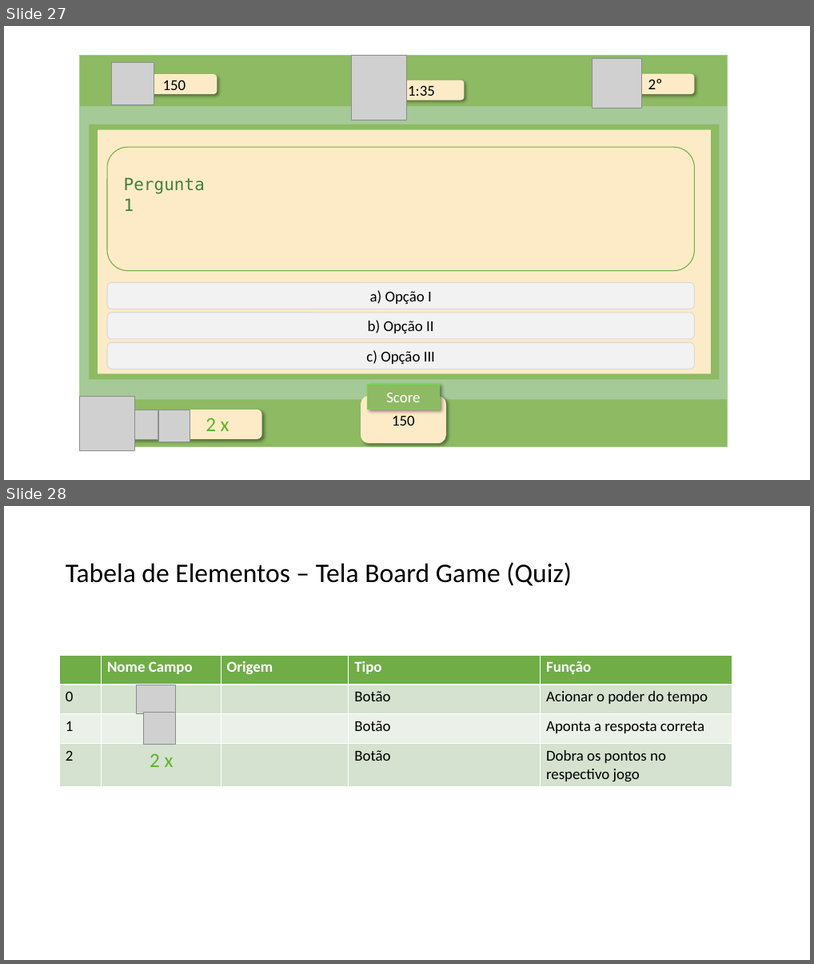
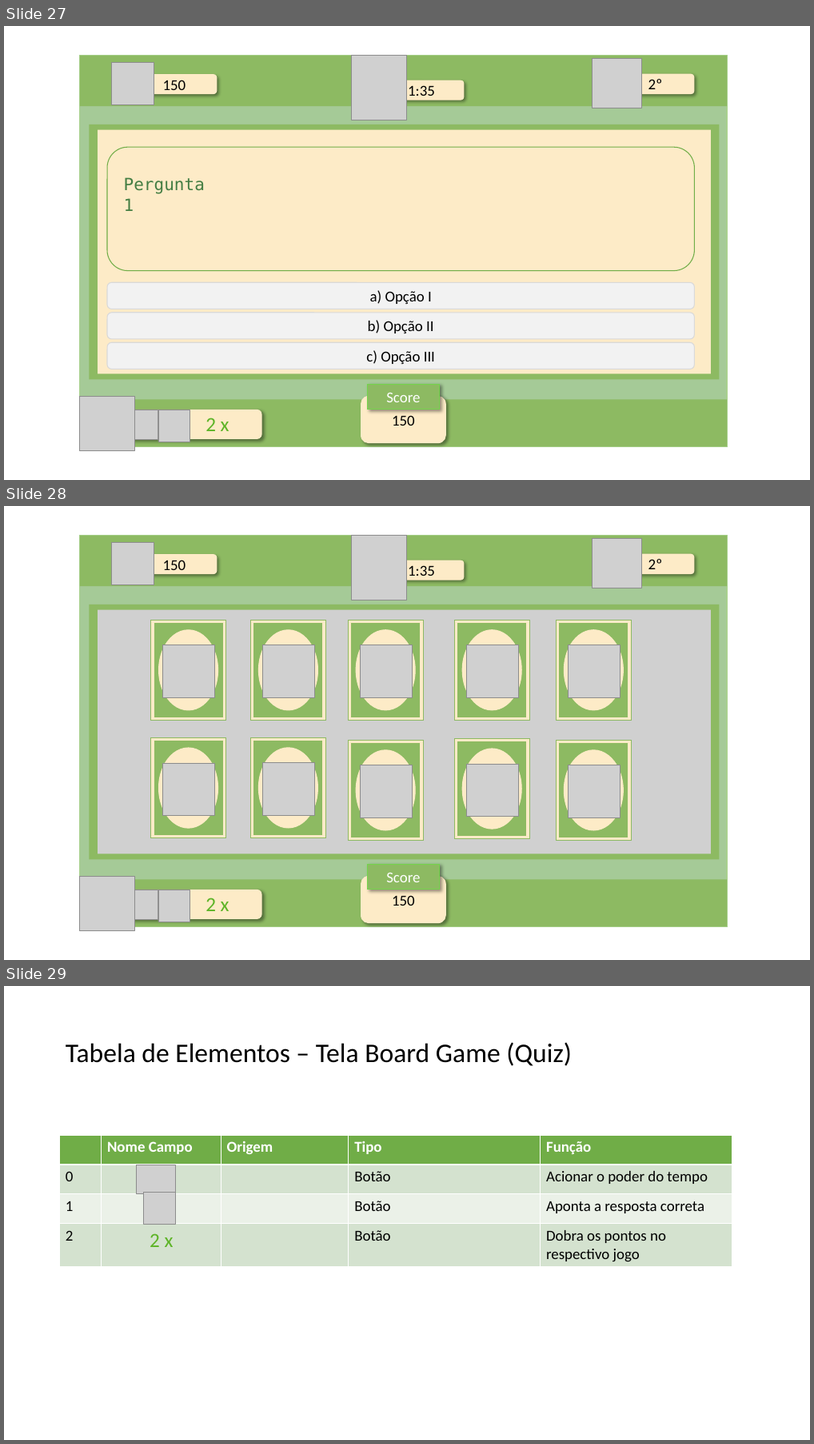
Before and after one commit to NathanReis/FTT-Recicla, a slide deck: DocumentacaoProjeto/Protótipo_Visual.pptx. Shown one above the other, each under a label of ours: slides 27 and 28 before the commit, slides 27, 28 and 29 after it. The pictures are 814x964 and 814x1444 pixels, drawn with LibreOffice and Linux fonts; fonts in the diff are those of the drawing; grey boxes stand for pictures. Boxes give left, top, right and bottom in pixels: in the first picture for what was removed or moved away, otherwise in the second. Text is boxed around its words. In the diff, an @@ line names an element or a change of style, - is before the commit and + after.

Commit message:
tela de jogo do memória

```diff
--- a/DocumentacaoProjeto/Protótipo_Visual.pptx
+++ b/DocumentacaoProjeto/Protótipo_Visual.pptx
@@ slide 28 added at (4, 506, 810, 960), background #FFFFFF @@
@@ rectangle added at (80, 535, 727, 926), fill #A5CA97, outline #A9D18E 1 pt @@
@@ rectangle added at (80, 536, 727, 587), fill #8DBA62 @@
@@ picture added at (112, 543, 154, 585) @@
@@ picture added at (352, 535, 407, 600) @@
@@ picture added at (593, 539, 642, 588) @@
@@ rounded rectangle added at (132, 554, 217, 574), fill #FDEBC7, 18 pt, text #000000 @@
+150
@@ rounded rectangle added at (379, 560, 464, 580), fill #FDEBC7, 18 pt, text #000000 @@
+1:35
@@ rounded rectangle added at (617, 554, 695, 574), fill #FDEBC7, 18 pt, text #000000 @@
+2º
@@ rectangle added at (90, 604, 720, 860), fill #8DBA62 @@
@@ picture added at (98, 610, 711, 854) @@
@@ group added at (151, 620, 226, 720): 2 rectangles, 1 ellipse, 1 picture @@
@@ group added at (251, 620, 326, 720): 2 rectangles, 1 ellipse, 1 picture @@
@@ group added at (348, 620, 423, 720): 2 rectangles, 1 ellipse, 1 picture @@
@@ group added at (454, 620, 530, 720): 2 rectangles, 1 ellipse, 1 picture @@
@@ group added at (556, 620, 631, 720): 2 rectangles, 1 ellipse, 1 picture @@
@@ group added at (151, 738, 226, 838): 2 rectangles, 1 ellipse, 1 picture @@
@@ group added at (251, 738, 326, 838): 2 rectangles, 1 ellipse, 1 picture @@
@@ group added at (348, 740, 423, 840): 2 rectangles, 1 ellipse, 1 picture @@
@@ group added at (454, 738, 530, 839): 2 rectangles, 1 ellipse, 1 picture @@
@@ group added at (556, 740, 631, 840): 2 rectangles, 1 ellipse, 1 picture @@
@@ rectangle added at (367, 864, 439, 889), fill #8DBA62, outline #73D54A 1 pt, 18 pt, text #FFFFFF @@
+Score
@@ rectangle added at (80, 880, 727, 927), fill #8DBA62 @@
@@ picture added at (80, 876, 134, 930) @@
@@ rounded rectangle added at (107, 889, 262, 919), fill #FDEBC7 @@
@@ picture added at (119, 889, 158, 919) @@
@@ picture added at (158, 889, 190, 921) @@
@@ rounded rectangle added at (361, 876, 446, 923), fill #FDEBC7, 18 pt, text #000000 @@
+150
@@ text added at (206, 897, 230, 911), 24 pt, text #5DB427 @@
+2 x
@@ what was slide 28 is now slide 29 @@
```
